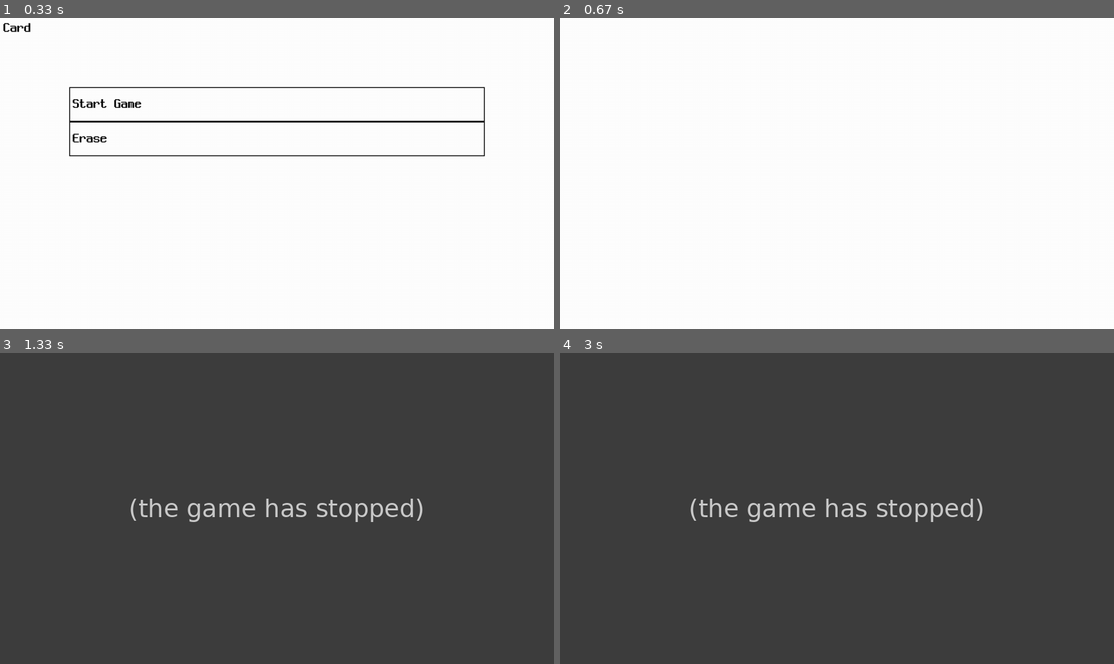
Above: before the commit, frames 1-4 (two rows, left to right).
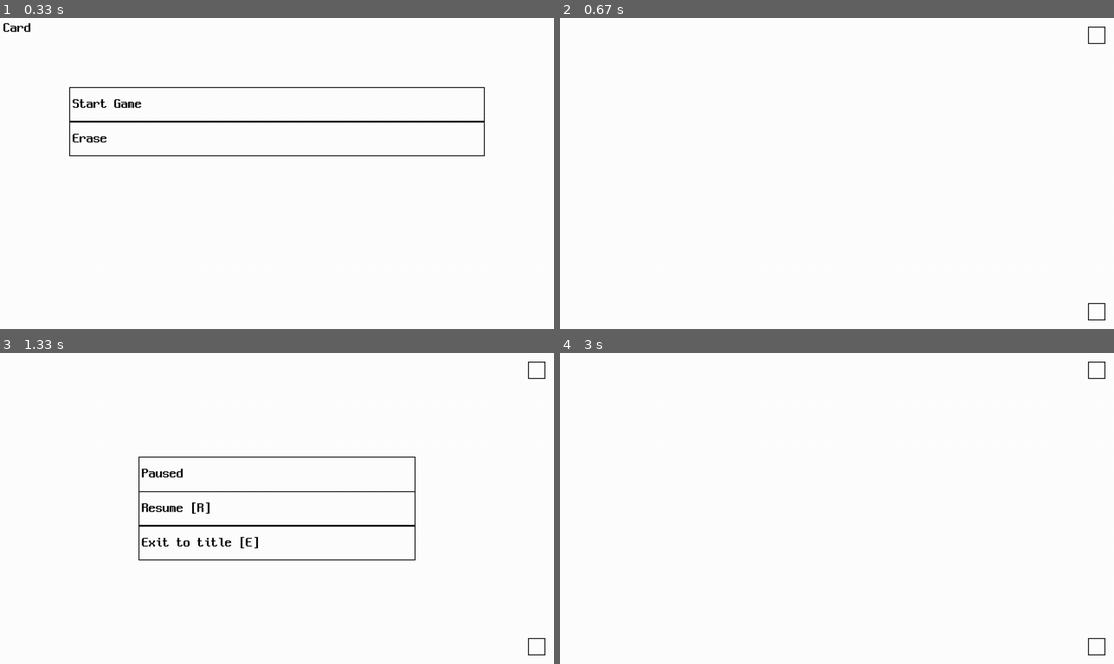
Above: after the commit, the same moments.

Repository: pupungeggang2/Pygame-Project
Game: pygame game, started from Card/Game/main.py
Two runs of this game, one before a commit and one after it. Both use one fixed random seed, a clock stepped at 60 frames per second and the inputs below.
Inputs (mouse positions are in pixels of both pictures, inside the frame that each line leads up to):
- Up to frame 1 (0.33 s): no input
- Up to frame 2 (0.67 s): click "Start Game" at 0.38 s
- Up to frame 3 (1.33 s): hold Esc 0.67-1.13 s; press the mouse at (277, 542) at 1.2 s; move the mouse to (332, 527) at 1.3 s
- Up to frame 4 (3 s): release the mouse at (942, 511) at 1.43 s; press the mouse at (1097, 371) at 1.53 s; move the mouse to (942, 464) at 1.63 s; release the mouse at (781, 558) at 1.77 s; click (1097, 371) at 1.88 s; tap E at 2.33 s; press the mouse at (837, 474) at 2.7 s; move the mouse to (748, 455) at 2.8 s; release the mouse at (659, 440) at 2.93 s

Frame 1 is identical in both runs. In frame 2, 0.1% of the frame differs, in the area x 95-99%, y 2-98%; in frame 3, 100%; in frame 4, 100%, in the area x 0-100%, y 0-100%.
Error before the commit: UnboundLocalError: cannot access local variable 'key' where it is not associated with a valu...; the game stopped at 1.13 s (later frames are placeholders)

Commit message:
Added Menu

Diff:
--- a/Card/Game/UI.py
+++ b/Card/Game/UI.py
@@ -4,3 +4,15 @@
     text_start = [168, 184]
     button_erase = [160, 240, 960, 80]
     text_erase = [168, 264]
+
+class Field():
+    button_menu = [1220, 20, 40, 40]
+    button_info = [1220, 660, 40, 40]
+
+class Menu():
+    rect = [320, 240, 640, 240]
+    text_pause = [328, 264]
+    button_resume = [320, 320, 640, 80]
+    text_resume = [328, 344]
+    button_exit = [320, 400, 640, 80]
+    text_exit = [328, 424]
--- a/Card/Game/funcdraw.py
+++ b/Card/Game/funcdraw.py
@@ -0,0 +1,14 @@
+import var, const, asset, UI
+import pygame
+
+def draw_menu():
+    pygame.draw.rect(var.screen, const.Color.white, UI.Menu.rect)
+    pygame.draw.rect(var.screen, const.Color.black, UI.Menu.rect, 2)
+    var.screen.blit(asset.Font.neodgm_32.render('Paused', False, const.Color.black), UI.Menu.text_pause)
+    pygame.draw.rect(var.screen, const.Color.black, UI.Menu.button_resume, 2)
+    var.screen.blit(asset.Font.neodgm_32.render('Resume [R]', False, const.Color.black), UI.Menu.text_resume)
+    pygame.draw.rect(var.screen, const.Color.black, UI.Menu.button_exit, 2)
+    var.screen.blit(asset.Font.neodgm_32.render('Exit to title [E]', False, const.Color.black), UI.Menu.text_exit)
+
+def draw_field():
+    pass
--- a/Card/Game/main.py
+++ b/Card/Game/main.py
@@ -57,6 +57,8 @@
                 scenegame.key_down(key)
 
         if event.type == pygame.KEYUP:
+            key = event.key
+
             if var.scene == 'title':
                 scenetitle.key_up(key)
 
--- a/Card/Game/scenefield.py
+++ b/Card/Game/scenefield.py
@@ -1,5 +1,5 @@
 import var, const, asset, UI
-import funcphysics
+import funcphysics, funcdraw
 import pygame
 
 def loop():
@@ -7,13 +7,50 @@
 
 def display():
     var.screen.fill(const.Color.white)
+
+    pygame.draw.rect(var.screen, const.Color.black, UI.Field.button_menu, 2)
+    pygame.draw.rect(var.screen, const.Color.black, UI.Field.button_info, 2)
+
+    if var.menu == True:
+        funcdraw.draw_menu()
+
     pygame.display.update()
 
 def mouse_up(x, y, button):
-    pass
+    if button == 1:
+        if var.menu == False:
+            if funcphysics.point_inside_rect_array(x, y, UI.Field.button_menu):
+                var.menu = True
+
+            if funcphysics.point_inside_rect_array(x, y, UI.Field.button_info):
+                pass
+
+        elif var.menu == True:
+            if funcphysics.point_inside_rect_array(x, y, UI.Menu.button_resume):
+                var.menu = False
+
+            elif funcphysics.point_inside_rect_array(x, y, UI.Menu.button_exit):
+                var.menu = False
+                var.scene = 'title'
+                var.state = ''
+
 
 def key_down(key):
-    pass
+    if var.menu == False:
+        if key == pygame.K_ESCAPE:
+            var.menu = True
+
+    elif var.menu == True:
+        if key == pygame.K_ESCAPE:
+            var.menu = False
+
+        elif key == pygame.K_r:
+            var.menu = False
+
+        elif key == pygame.K_e:
+            var.menu = False
+            var.scene = 'title'
+            var.state = ''
 
 def key_up(key):
     pass
